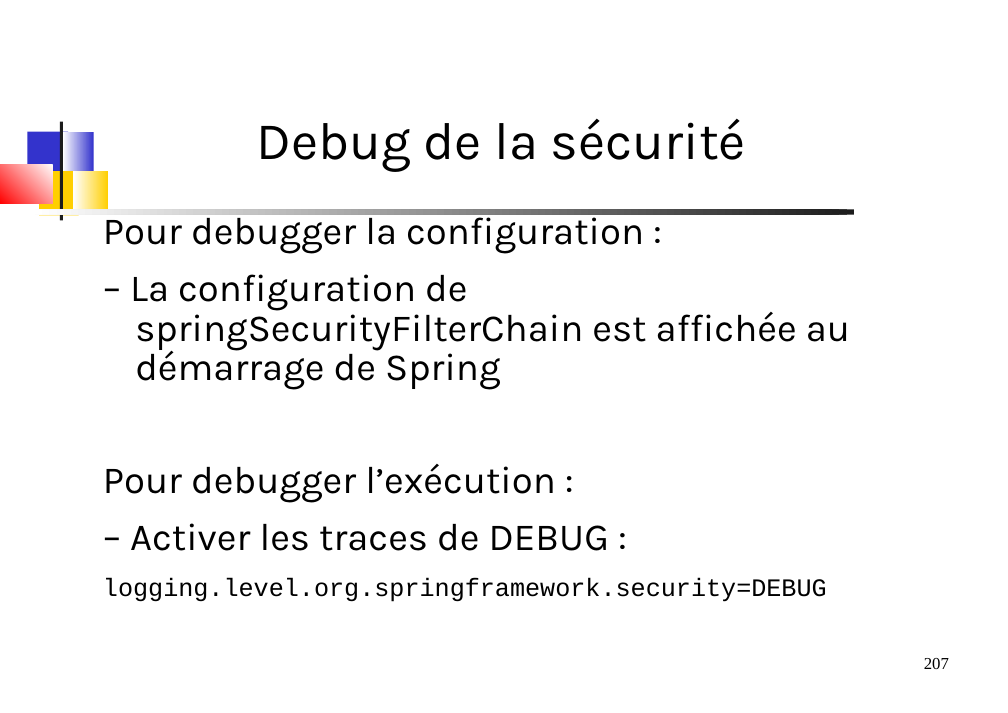
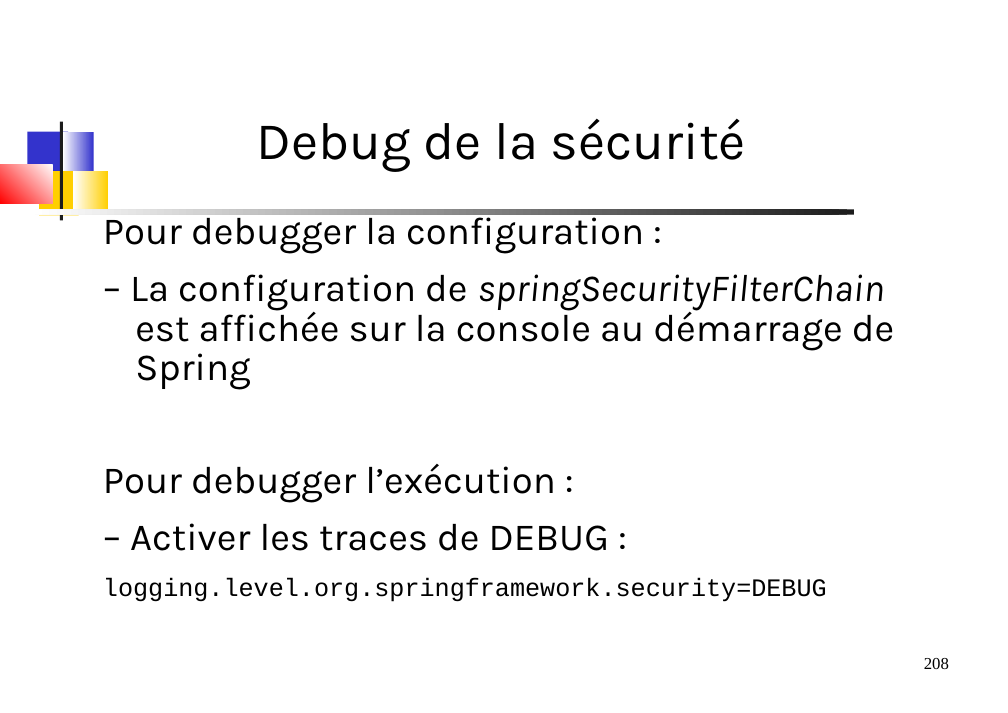
Before and after one commit to dthibau/springessentials-light, a slide deck: slide 208 of SpringEssentials.odp (slide 207 before the commit). Drawn at 1008x713 pixels with LibreOffice and Linux fonts; fonts in the diff are those of the drawing. Boxes give left, top, right and bottom in pixels: in the first picture for what was removed or moved away, otherwise in the second. Text is boxed around its words. In the diff, an @@ line names an element or a change of style, - is before the commit and + after.

```diff
--- a/SpringEssentials.odp
+++ b/SpringEssentials.odp
@@ text at <box>130,274,894,390</box>: text changed @@
-– La configuration de springSecurityFilterChain est affichée au démarrage de Spring
+– La configuration de springSecurityFilterChain est affichée sur la console au démarrage de Spring
@@ page number at <box>924,658,949,669</box>: text changed @@
-207
+208
```
Also in this commit, not shown: 43 other slides changed, 2 slides added, 1 slide removed, 1 other file.
